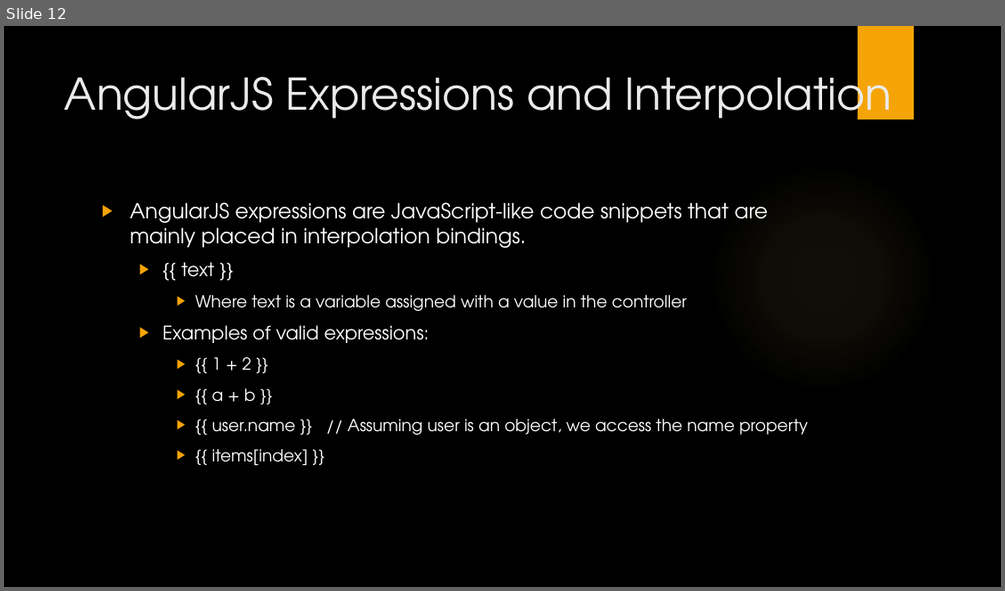
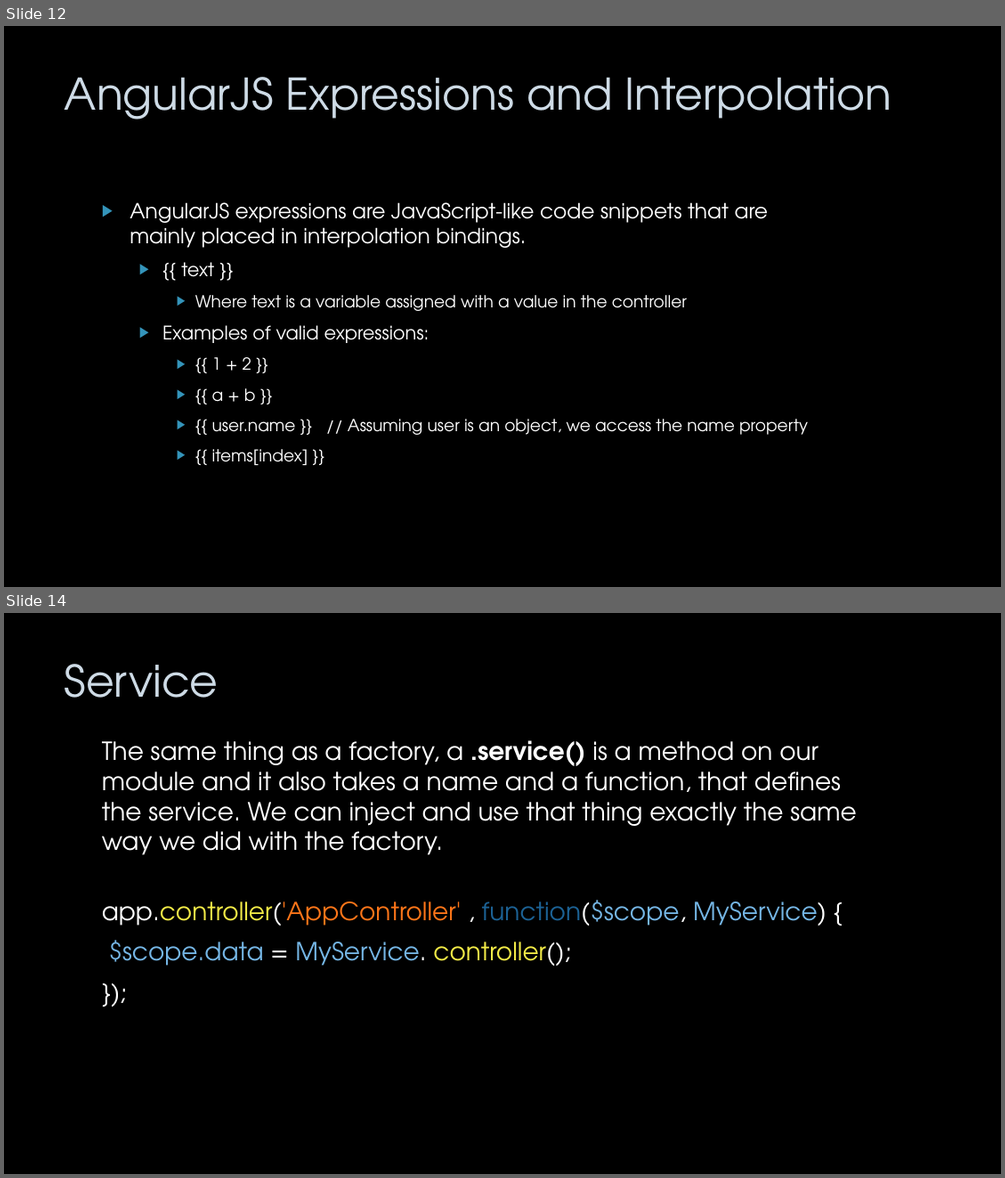
Before and after one commit to cerinoligutom/AngularJS-Presentation, a slide deck: AngularJS-Slides.pptx. Shown one above the other, each under a label of ours: slide 12 before the commit, slides 12 and 14 after it; the slides between them are not shown. The pictures are 1005x591 and 1005x1178 pixels, drawn with LibreOffice and Linux fonts; fonts in the diff are those of the drawing; background and template pictures are left out. Boxes give left, top, right and bottom in pixels: in the first picture for what was removed or moved away, otherwise in the second. Text is boxed around its words. In the diff, an @@ line names an element or a change of style, - is before the commit and + after.

```diff
--- a/AngularJS-Slides.pptx
+++ b/AngularJS-Slides.pptx
@@ slide 14 added at <box>4,613,1001,1174</box>, background picture (left out) @@
@@ title added at <box>65,664,218,698</box>, 42 pt, text #CEDBE6 @@
+Service
@@ text added at <box>102,740,856,965</box>, 24 pt, text #FFFFFF @@
+The same thing as a factory, a .service() is a method on our module and it also takes a name and a function, that defines the service. We can inject and use that thing exactly the same way we did with the factory.
+app.controller('AppController' , function($scope, MyService) {
+$scope.data = MyService. controller();
+});
@@ slide 12 changed as well @@
@@ rectangle removed at <box>858,26,914,119</box> @@
@@ title "AngularJS Expressions and Interpolation" at <box>65,77,892,119</box>: text colour #EBEBEB to #CEDBE6 @@
@@ ellipse removed at <box>708,163,938,394</box> @@
@@ text "AngularJS expressions are JavaScript-like code ..." at <box>129,202,808,465</box>: bullet colour #F5A408 to #3494BA @@
```
Also in this commit, not shown: 10 other slides changed, 3 other slides added, 1 slide removed.
